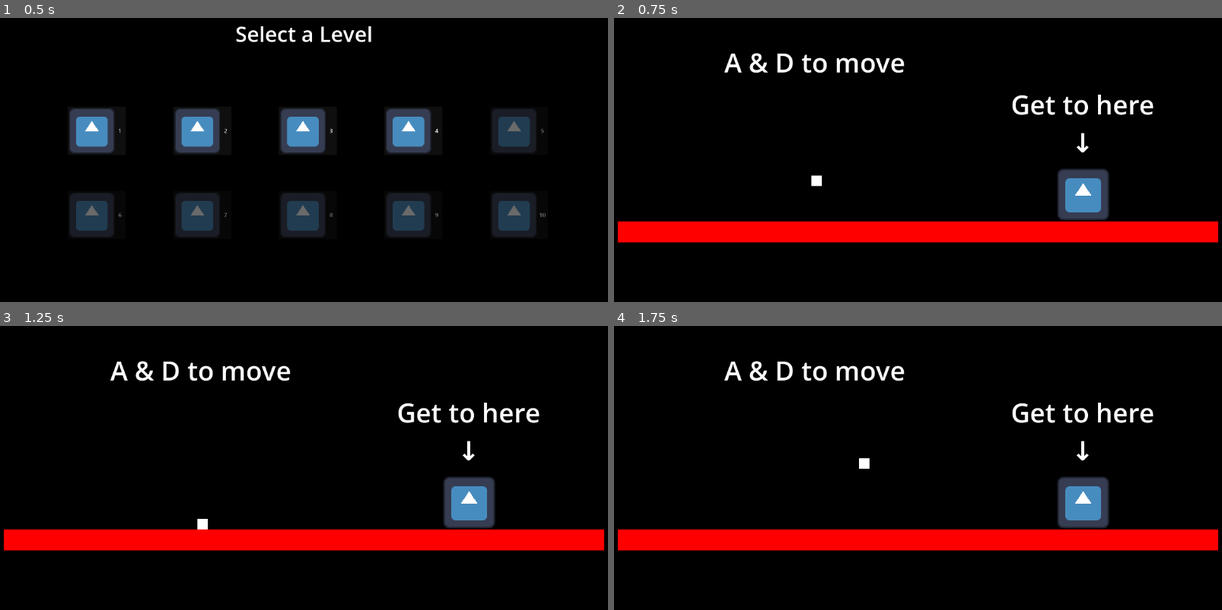
Above: before the commit, frames 1-4 (two rows, left to right).
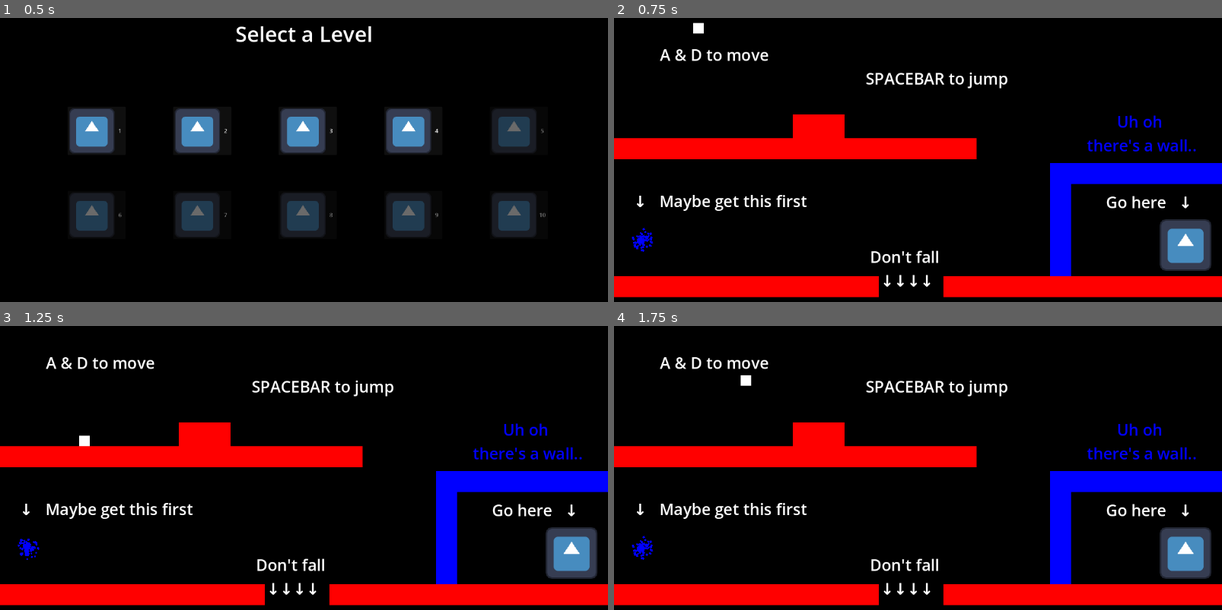
Above: after the commit, the same moments.

Repository: jhuynh314/color-hopper
Game: Godot game, scene res://LevelSelectMenu/level_select.tscn
The game is run twice, just before and just after one commit, with the same random seed, the same clock (stepped at 60 frames per second) and the same inputs. The engine's default icon, where the game draws it, is replaced by a stand-in: a white triangle on a blue panel in a dark square.
Inputs (mouse positions are in pixels of both pictures, inside the frame that each line leads up to):
- Up to frame 1 (0.5 s): no input
- Up to frame 2 (0.75 s): click "1" at 0.5 s
- Up to frame 3 (1.25 s): no input
- Up to frame 4 (1.75 s): move the mouse to (1051, 459) at 1.27 s; hold D (right) from 1.28 s (still down); tap Space (jump) at 1.35, 1.52 s

Frame 1 is identical in both runs. In frame 2, 28% of the frame differs, in the area x 0-100%, y 1-99%; in frame 3, 28%; in frame 4, 28%.

Commit message:
feat: update level 1 and 2

Diff:
--- a/Background/background.tscn
+++ b/Background/background.tscn
@@ -9,6 +9,7 @@
 colorsToChangeTo = Array[int]([0, 1, 4])
 
 [node name="Sprite2D" type="Sprite2D" parent="." unique_id=89630830]
+modulate = Color(0, 0, 0, 1)
 scale = Vector2(300, 180)
 texture = ExtResource("1_5nc5v")
 
--- a/Levels/level_1.tscn
+++ b/Levels/level_1.tscn
@@ -5,43 +5,134 @@
 [ext_resource type="PackedScene" uid="uid://drj0qsu6sxy7b" path="res://Player/player.tscn" id="2_syshm"]
 [ext_resource type="PackedScene" uid="uid://j82eso8di2j7" path="res://Obstacles/win_area.tscn" id="3_rfktq"]
 [ext_resource type="PackedScene" uid="uid://ds05h0dfkh10j" path="res://Obstacles/block.tscn" id="4_0urlm"]
+[ext_resource type="Script" uid="uid://djv6frpddqoyj" path="res://Levels/SpecialLabels/labelChange.gd" id="6_rfktq"]
+[ext_resource type="PackedScene" uid="uid://dhd5vebd5x326" path="res://Obstacles/moving_color_power.tscn" id="7_0urlm"]
 
 [node name="Level1" type="Node2D" unique_id=268247461]
 
 [node name="Background" parent="." unique_id=1074621605 instance=ExtResource("2_rfktq")]
-scale = Vector2(1.33, 1)
 myColor = 0
 colorsToChangeTo = Array[int]([])
+metadata/_edit_lock_ = true
 
 [node name="GameArea" parent="." unique_id=642274818 instance=ExtResource("1_rf6l5")]
-visible = false
 metadata/_edit_lock_ = true
 
 [node name="Player" parent="." unique_id=450061752 instance=ExtResource("2_syshm")]
-position = Vector2(-192, 8)
+position = Vector2(-416, -282)
 
 [node name="WinArea" parent="." unique_id=726625097 instance=ExtResource("3_rfktq")]
-position = Vector2(312.99997, 48.999992)
+position = Vector2(507, 145.00002)
 scale = Vector2(5, 5)
 
 [node name="Block" parent="." unique_id=1830325737 instance=ExtResource("4_0urlm")]
-position = Vector2(9.536743e-07, 120)
-scale = Vector2(57.440002, 2)
+position = Vector2(-241, -37.999985)
+scale = Vector2(35.520004, 2)
+
+[node name="Block3" parent="." unique_id=203402160 instance=ExtResource("4_0urlm")]
+position = Vector2(423, 9)
+scale = Vector2(17.480003, 2)
+myColor = 5
+
+[node name="Block5" parent="." unique_id=2026277810 instance=ExtResource("4_0urlm")]
+position = Vector2(270, 110)
+rotation = 1.5707964
+scale = Vector2(12.040003, 2)
+myColor = 5
+
+[node name="Block4" parent="." unique_id=281011983 instance=ExtResource("4_0urlm")]
+position = Vector2(-187.99997, -61)
+scale = Vector2(4.920004, -4.2)
+
+[node name="Block2" parent="." unique_id=1529669855 instance=ExtResource("4_0urlm")]
+position = Vector2(320.99997, 224)
+scale = Vector2(27.560005, 2)
+
+[node name="Block6" parent="." unique_id=888455779 instance=ExtResource("4_0urlm")]
+position = Vector2(-348, 224)
+scale = Vector2(27.600006, 2)
 
 [node name="Label" type="Label" parent="." unique_id=675826537]
-offset_left = -367.0
-offset_top = -237.0
-offset_right = -68.0
-offset_bottom = -168.0
-theme_override_font_sizes/font_size = 50
+offset_left = -557.0
+offset_top = -238.0
+offset_right = -214.0
+offset_bottom = -169.0
+theme_override_font_sizes/font_size = 30
 text = "A & D to move"
+horizontal_alignment = 1
 
 [node name="Label2" type="Label" parent="." unique_id=2047449442]
-offset_left = 158.0
-offset_top = -157.0
-offset_right = 467.0
-offset_bottom = -16.0
-theme_override_font_sizes/font_size = 50
-text = "Get to here
-↓"
+offset_left = 283.0
+offset_top = 42.0
+offset_right = 592.0
+offset_bottom = 183.0
+theme_override_font_sizes/font_size = 30
+text = "Go here   ↓"
 horizontal_alignment = 1
+
+[node name="Label5" type="Label" parent="." unique_id=946353822]
+offset_left = -175.0
+offset_top = 146.0
+offset_right = 134.0
+offset_bottom = 287.0
+theme_override_font_sizes/font_size = 30
+text = "Don't fall
+↓↓↓↓"
+horizontal_alignment = 1
+
+[node name="Label3" type="Label" parent="." unique_id=672495160]
+offset_left = -189.0
+offset_top = -193.0
+offset_right = 261.0
+offset_bottom = -124.0
+theme_override_font_sizes/font_size = 30
+text = "SPACEBAR to jump"
+horizontal_alignment = 1
+
+[node name="Label4" type="Label" parent="." unique_id=932528709]
+offset_left = -607.0
+offset_top = 40.0
+offset_right = -142.0
+offset_bottom = 181.0
+theme_override_font_sizes/font_size = 30
+text = "↓   Maybe get this first"
+horizontal_alignment = 1
+script = ExtResource("6_rfktq")
+
+[node name="redText" type="Label" parent="." unique_id=1267636003]
+modulate = Color(0, 0, 1, 1)
+offset_left = 199.0
+offset_top = -111.0
+offset_right = 649.0
+offset_bottom = -24.0
+theme_override_font_sizes/font_size = 30
+text = "Uh oh
+there's a wall.."
+horizontal_alignment = 1
+
+[node name="blackText" type="Label" parent="." unique_id=860909765]
+modulate = Color(0, 0, 0, 1)
+offset_left = 199.0
+offset_top = -191.0
+offset_right = 649.0
+offset_bottom = -104.0
+theme_override_font_sizes/font_size = 30
+text = "Woah, it
+disappeared!"
+horizontal_alignment = 1
+
+[node name="blackText2" type="Label" parent="." unique_id=1349027671]
+modulate = Color(0, 0, 0, 1)
+offset_left = -469.0
+offset_top = 260.0
+offset_right = 35.0
+offset_bottom = 347.0
+theme_override_font_sizes/font_size = 30
+text = "← Take a look at your color powers"
+horizontal_alignment = 1
+
+[node name="MovingColorPower" parent="." unique_id=311302964 instance=ExtResource("7_0urlm")]
+modulate = Color(0, 0, 1, 1)
+position = Vector2(-523, 145)
+gravity_scale = 0.0
+myColor = 5
--- a/Levels/level_2.tscn
+++ b/Levels/level_2.tscn
@@ -4,54 +4,125 @@
 [ext_resource type="PackedScene" uid="uid://bgpl4q3iintul" path="res://Background/game_area.tscn" id="2_fbld2"]
 [ext_resource type="PackedScene" uid="uid://drj0qsu6sxy7b" path="res://Player/player.tscn" id="3_s275v"]
 [ext_resource type="PackedScene" uid="uid://j82eso8di2j7" path="res://Obstacles/win_area.tscn" id="4_pml6m"]
+[ext_resource type="PackedScene" uid="uid://dhd5vebd5x326" path="res://Obstacles/moving_color_power.tscn" id="5_fbld2"]
 [ext_resource type="PackedScene" uid="uid://ds05h0dfkh10j" path="res://Obstacles/block.tscn" id="5_vltsr"]
 
 [node name="Level2" type="Node2D" unique_id=268247461]
-
-[node name="Background" parent="." unique_id=1074621605 instance=ExtResource("1_bcgyv")]
-myColor = 0
-colorsToChangeTo = Array[int]([])
 
 [node name="GameArea" parent="." unique_id=642274818 instance=ExtResource("2_fbld2")]
 metadata/_edit_lock_ = true
 
 [node name="Player" parent="." unique_id=450061752 instance=ExtResource("3_s275v")]
-position = Vector2(-316, 21)
+position = Vector2(-516, 129)
 
 [node name="WinArea" parent="." unique_id=726625097 instance=ExtResource("4_pml6m")]
-position = Vector2(366, 170)
+position = Vector2(-488, -264)
 scale = Vector2(5, 5)
-currentLevel = 2
+currentLevel = 4
 
 [node name="Block" parent="." unique_id=1830325737 instance=ExtResource("5_vltsr")]
-position = Vector2(-319, 120)
-scale = Vector2(7.1600037, 2)
+position = Vector2(-486, 196)
+scale = Vector2(8.200001, 2)
+myColor = 0
 
-[node name="Block2" parent="." unique_id=1332099716 instance=ExtResource("5_vltsr")]
-position = Vector2(-110.00001, 41)
-scale = Vector2(7.1600037, 2)
+[node name="Block2" parent="." unique_id=335634130 instance=ExtResource("5_vltsr")]
+modulate = Color(0, 0, 1, 1)
+position = Vector2(-244, 196)
+scale = Vector2(8.200001, 2)
+myColor = 5
 
-[node name="Block3" parent="." unique_id=490975408 instance=ExtResource("5_vltsr")]
-position = Vector2(78.000015, -47)
-scale = Vector2(7.1600037, 2)
+[node name="Block3" parent="." unique_id=98159873 instance=ExtResource("5_vltsr")]
+modulate = Color(1, 0, 0, 1)
+position = Vector2(0, 196)
+scale = Vector2(8.200001, 2)
 
-[node name="Block4" parent="." unique_id=885409068 instance=ExtResource("5_vltsr")]
-position = Vector2(369, 268)
-scale = Vector2(7.1600037, 2)
+[node name="Block4" parent="." unique_id=1079091424 instance=ExtResource("5_vltsr")]
+modulate = Color(0, 0, 1, 1)
+position = Vector2(239, 196)
+scale = Vector2(8.200001, 2)
+myColor = 5
 
-[node name="Label" type="Label" parent="." unique_id=1435483611]
-offset_left = -512.0
-offset_top = -274.0
-offset_right = -62.0
-offset_bottom = -205.0
-theme_override_font_sizes/font_size = 50
-text = "SPACEBAR to jump"
+[node name="Block10" parent="." unique_id=88624441 instance=ExtResource("5_vltsr")]
+position = Vector2(-486, -186)
+scale = Vector2(8.200001, 2)
+myColor = 0
 
-[node name="Label2" type="Label" parent="." unique_id=939147787]
-offset_left = -235.0
-offset_top = 217.0
-offset_right = 215.0
-offset_bottom = 358.0
-theme_override_font_sizes/font_size = 50
-text = "↓ Don't Fall ↓"
+[node name="Block11" parent="." unique_id=603314226 instance=ExtResource("5_vltsr")]
+modulate = Color(1, 0, 0, 1)
+position = Vector2(-244, -186)
+scale = Vector2(8.200001, 2)
+
+[node name="Block12" parent="." unique_id=1190011443 instance=ExtResource("5_vltsr")]
+modulate = Color(1, 1, 0, 1)
+position = Vector2(0, -186)
+scale = Vector2(8.200001, 2)
+myColor = 3
+
+[node name="Block14" parent="." unique_id=689461190 instance=ExtResource("5_vltsr")]
+modulate = Color(1, 1, 0, 1)
+position = Vector2(-384, -294.99997)
+rotation = 1.5707964
+scale = Vector2(12.960001, 2)
+myColor = 3
+
+[node name="Block13" parent="." unique_id=419591312 instance=ExtResource("5_vltsr")]
+modulate = Color(0, 0, 1, 1)
+position = Vector2(239, -186)
+scale = Vector2(8.200001, 2)
+myColor = 5
+
+[node name="Block15" parent="." unique_id=1548606238 instance=ExtResource("5_vltsr")]
+modulate = Color(0, 0, 1, 1)
+position = Vector2(-122, -279)
+rotation = 1.5707964
+scale = Vector2(11.400001, 2)
+myColor = 5
+
+[node name="Block5" parent="." unique_id=1917216114 instance=ExtResource("5_vltsr")]
+modulate = Color(1, 0, 0, 1)
+position = Vector2(487, 196)
+scale = Vector2(8.200001, 2)
+
+[node name="Block6" parent="." unique_id=350775231 instance=ExtResource("5_vltsr")]
+modulate = Color(0, 0, 1, 1)
+position = Vector2(487, 100)
+scale = Vector2(8.200001, 2)
+myColor = 5
+
+[node name="Block8" parent="." unique_id=273163809 instance=ExtResource("5_vltsr")]
+modulate = Color(0, 0, 1, 1)
+position = Vector2(487, -92)
+scale = Vector2(8.200001, 2)
+myColor = 5
+
+[node name="Block9" parent="." unique_id=1396183647 instance=ExtResource("5_vltsr")]
+modulate = Color(1, 0, 0, 1)
+position = Vector2(487, -188)
+scale = Vector2(8.200001, 2)
+
+[node name="Block7" parent="." unique_id=680427683 instance=ExtResource("5_vltsr")]
+modulate = Color(1, 0, 0, 1)
+position = Vector2(487, 4)
+scale = Vector2(8.200001, 2)
+
+[node name="MovingColorPower2" parent="." unique_id=311302964 instance=ExtResource("5_fbld2")]
+modulate = Color(1, 1, 0, 1)
+position = Vector2(465, -254)
+gravity_scale = 0.0
+myColor = 3
+
+[node name="Background" parent="." unique_id=1074621605 instance=ExtResource("1_bcgyv")]
+z_index = -1
+myColor = 5
+colorsToChangeTo = Array[int]([5, 1])
+metadata/_edit_lock_ = true
+
+[node name="blackText2" type="Label" parent="." unique_id=472550707]
+modulate = Color(0, 0, 0, 1)
+offset_left = -351.0
+offset_top = 260.0
+offset_right = 153.0
+offset_bottom = 347.0
+theme_override_font_sizes/font_size = 30
+text = "← Watch your color order"
 horizontal_alignment = 1
--- a/Levels/level_4.tscn
+++ b/Levels/level_4.tscn
@@ -58,14 +58,6 @@
 position = Vector2(487, 4)
 scale = Vector2(8.200001, 2)
 
-[node name="Label" type="Label" parent="." unique_id=675826537]
-offset_left = -367.0
-offset_top = -237.0
-offset_right = -68.0
-offset_bottom = -168.0
-theme_override_font_sizes/font_size = 50
-text = "A & D to move"
-
 [node name="MovingColorPower" parent="." unique_id=311302964 instance=ExtResource("6_hvgxt")]
 modulate = Color(1, 0, 0, 1)
 position = Vector2(-437, 136)
